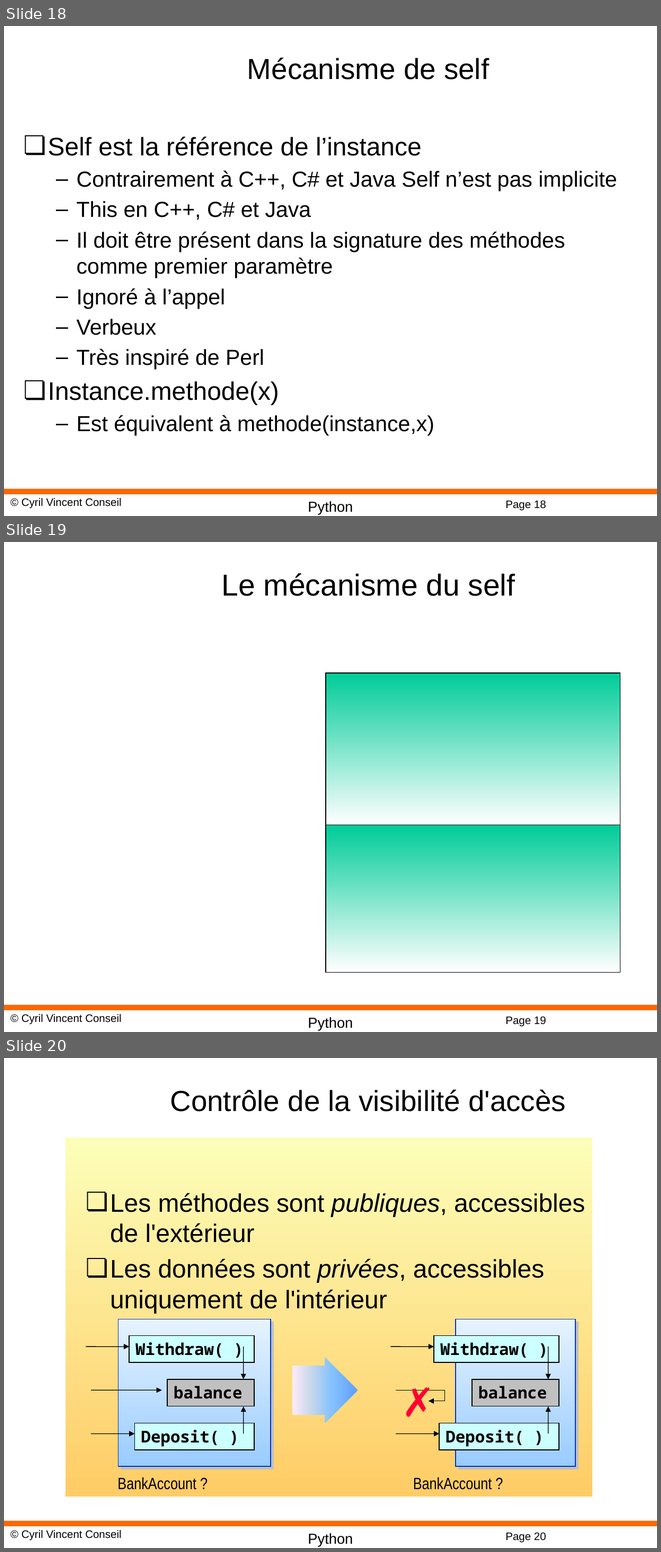
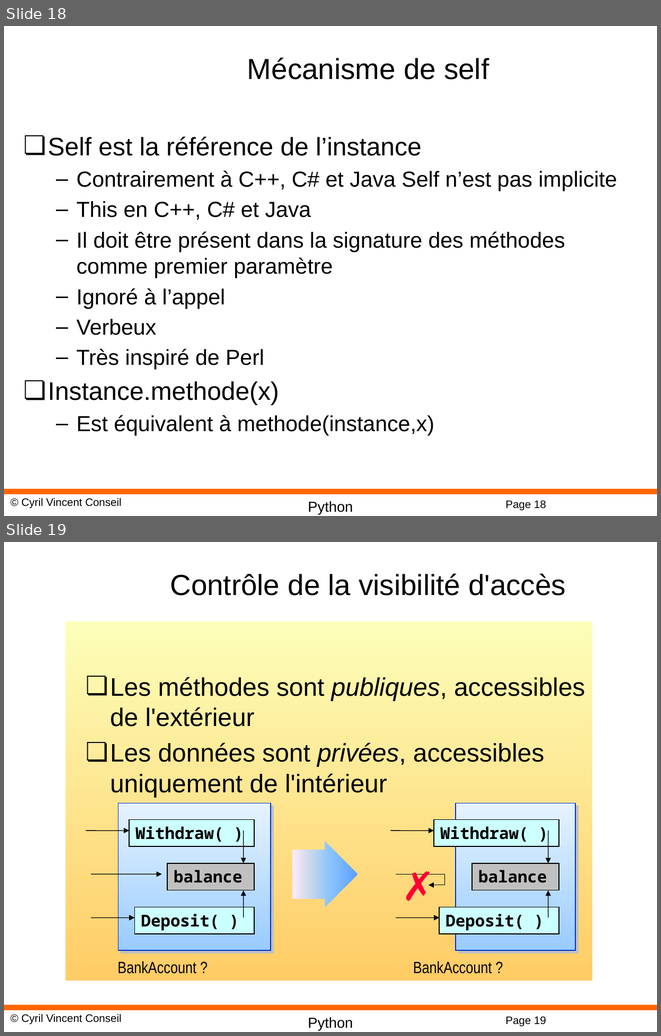
Before and after one commit to cyrilvincent/python, a slide deck: ppt/Python08-OO.pptx. Shown one above the other, each under a label of ours: slides 18, 19 and 20 before the commit, slides 18 and 19 after it. The pictures are 661x1552 and 661x1036 pixels, drawn with LibreOffice and Linux fonts; fonts in the diff are those of the drawing; background and template pictures are left out. Boxes give left, top, right and bottom in pixels: in the first picture for what was removed or moved away, otherwise in the second. Text is boxed around its words. In the diff, an @@ line names an element or a change of style, - is before the commit and + after.

```diff
--- a/ppt/Python08-OO.pptx
+++ b/ppt/Python08-OO.pptx
@@ slide 19 removed at box(4, 542, 657, 1032), background #FFFFFF; not listed: 4 template elements that a slide beside it also shows @@
@@ title removed at box(222, 573, 515, 596) @@
-Le mécanisme du self
@@ rectangle removed at box(326, 672, 620, 824) @@
@@ rectangle removed at box(326, 824, 620, 972) @@
@@ what was slide 20 is now slide 19 @@
@@ page number at box(505, 1016, 546, 1026): text changed @@
-Page 20
+Page 19
```
Also in this commit, not shown: 2 other slides removed, 3 other files.
